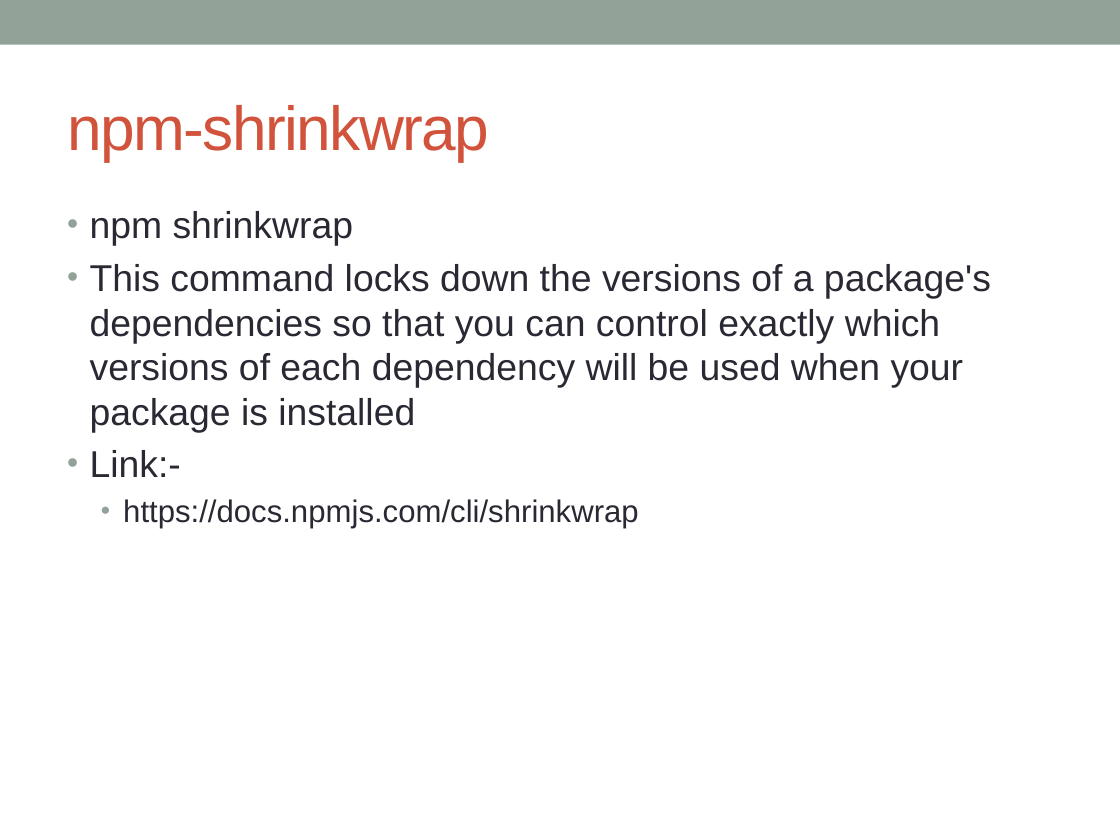
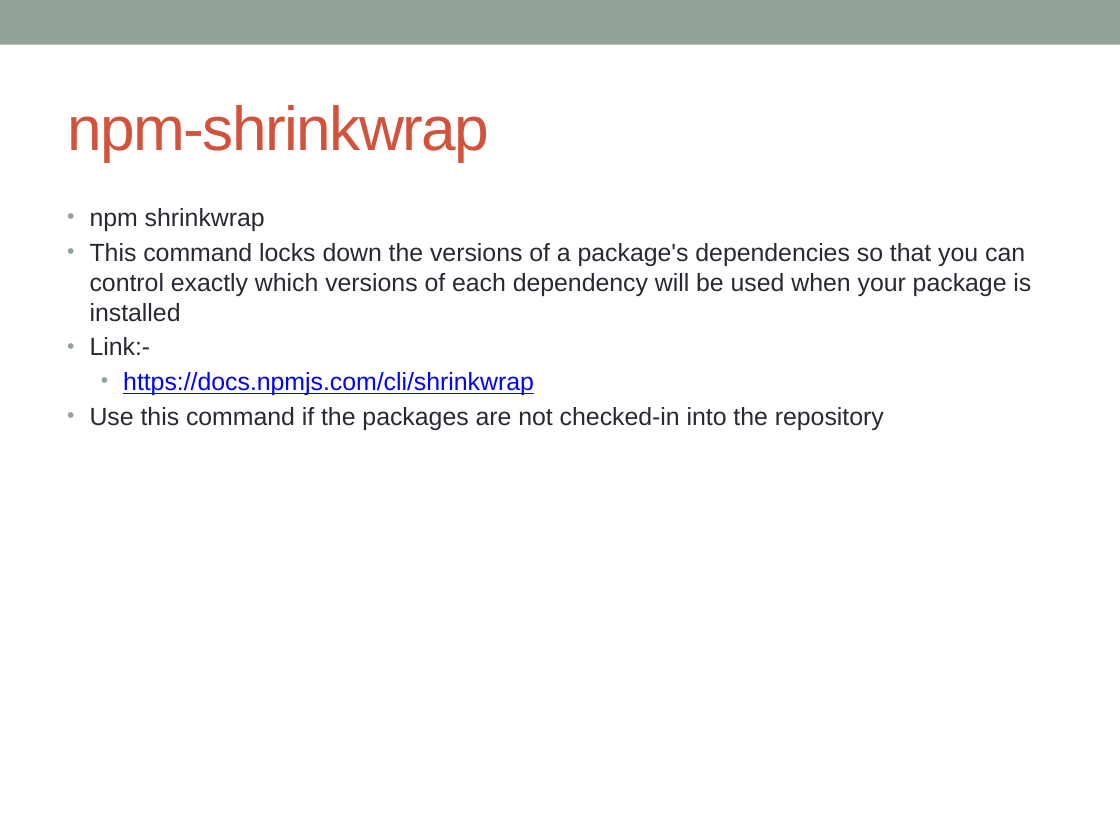
Before and after one commit to notionquest/ProjectDocumentation, a slide deck: slide 21 of NodeJS.pptx (slide 20 before the commit). Drawn at 1120x840 pixels with LibreOffice and Linux fonts; fonts in the diff are those of the drawing. Boxes give left, top, right and bottom in pixels: in the first picture for what was removed or moved away, otherwise in the second. Text is boxed around its words. In the diff, an @@ line names an element or a change of style, - is before the commit and + after.

```diff
--- a/NodeJS.pptx
+++ b/NodeJS.pptx
@@ text at [90, 208, 1031, 395]: size 24 to 16 pt in "npm shrinkwrap", "This command locks down the versions of ...", "Link:-"; size 20 to 16 pt, text colour #292934 to #0000FF, underline on in "https://docs.npmjs.com/cli/shrinkwrap"; less space between paragraphs @@
@@ text at [90, 407, 884, 430]: paragraph added @@
+• Use this command if the packages are not checked-in into the repository
```
Also in this commit, not shown: 11 other slides changed, 8 slides added.
